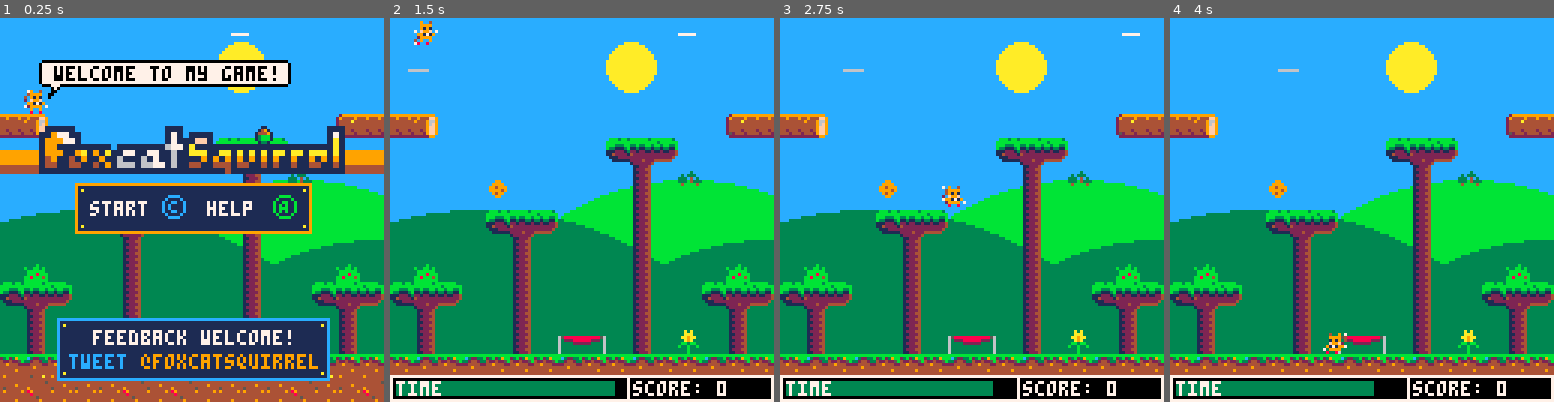
Above: before the commit, frames 1-4 (left to right).
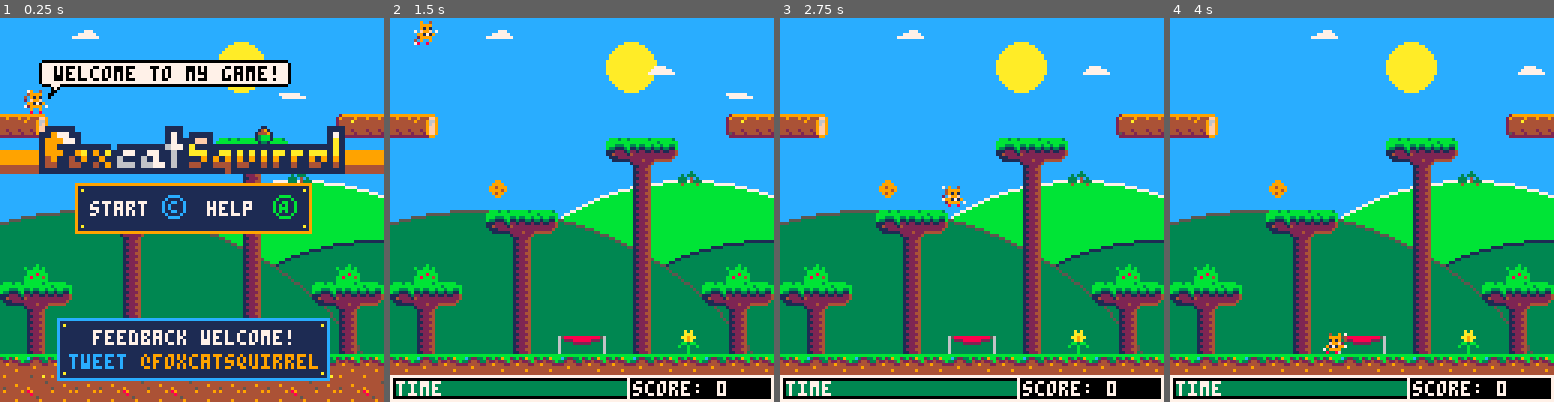
Above: after the commit, the same moments.

Repository: daddynewts/foxcatsquirrel
Game: PICO-8 cartridge foxcatsquirrel.p8
The game is run twice, just before and just after one commit, with the same random seed, the same clock (stepped at 60 frames per second) and the same inputs.
Inputs:
- Up to frame 1 (0.25 s): no input
- Up to frame 2 (1.5 s): tap X (X key) at 0.33, 1.07 s; tap O (Z key) at 0.7 s
- Up to frame 3 (2.75 s): hold Right 1.6-2.1 s; tap O (Z key) at 1.7, 2.1, 2.5 s; tap X (X key) at 1.85 s; hold Right from 2.47 s (still down)
- Up to frame 4 (4 s): tap O (Z key) at 2.9, 3.3, 3.7 s; tap X (X key) at 2.97 s; release Right at 3.03 s; hold Left 3.08-3.58 s; hold Down 3.63-3.97 s

The runs differ from the first frame. In frame 1, 1.0% of the frame differs, in the area x 0-100%, y 3-88%; in frame 2, 1.6%; in frame 3, 1.6%; in frame 4, 1.7%, in the area x 0-100%, y 3-99%.

Commit message:
Many changes!
Time only decreases when you eat food
added outlines to hills
tweaked music a little

Diff:
--- a/foxcatsquirrel.p8
+++ b/foxcatsquirrel.p8
@@ -72,8 +72,9 @@
   sky.y1=128
 
  clouds={}
-  cloud1={x=73}
-  cloud2={x=-12}
+  cloud1={x=rnd(flr(20))+20,speed=0.2}
+  cloud2={x=rnd(flr(10))+60,speed=0.4}--{x=-12}
+  cloud3={x=rnd(flr(10))+90,speed=0.5}
 
  enemies={
   ghost={ ghost_sp=10, x=100 },
@@ -112,8 +113,8 @@
 -- not in the main body!
 -- sfx(-1)
 -- music(-1) -- music off
- timegain=12 -- default 12
- timeleft-=0.1 -- default 0.3
+ timegain=count -- default 12
+ timeleft-=0.1*(count/6) -- default 0.3
 end
 -->8
 -- update and game loop
@@ -139,8 +140,9 @@
  make_balloon()
  if count==5 then
   make_enemies()
- elseif count==11 then
-  make_skull()
+-- elseif count==11 then
+--  make_ghost()
+--  make_skull()
  end
  _update = update_game
  _draw = draw_game
@@ -542,6 +544,10 @@
 end
 
 function draw_ui()
+
+ --timeleft
+ --print(""..timeleft,cam_x+1,1,7)
+
  -- food hitbox
  -- food # and x coordinates
  --print(""..#foods,cam_x+1,1,7)
@@ -629,25 +635,32 @@
 end
 
 function draw_clouds()
- cloud1.x+=0.5
-	cloud2.x+=0.4
-	line(cloud1.x,5,cloud1.x+5,5,7)
-	line(cloud2.x,17,cloud2.x+6,17,6)
-end
-
-function cloud_draw()
-	cloud1.x+=0.5
-	cloud2.x+=0.4
-	spr(72,cloud1.x,5)
-	spr(73,cloud1.x+8,5)
-	spr(72,cloud2.x-10,12)
- spr(73,cloud2.x-2,12)
-	 if cloud1.x>=cam_x+128 then
+ cloud1.x+=cloud1.speed
+	cloud2.x+=cloud2.speed
+	cloud3.x+=cloud3.speed
+ -- cloud 1 - each line a line
+ line(cloud1.x+2,4,cloud1.x+4,4,7)
+ line(cloud1.x,5,cloud1.x+5,5,7)
+	line(cloud1.x-2,6,cloud1.x+6,6,7)
+
+	--cloud 2
+	line(cloud2.x+1,16,cloud2.x+4,16,7)
+	line(cloud2.x,17,cloud2.x+6,17,7)
+	line(cloud2.x-1,18,cloud2.x+7,18,7)
+
+ -- cloud 3
+ line(cloud3.x-1,25,cloud3.x+5,25,7)
+ line(cloud3.x,26,cloud3.x+7,26,7)
+
+		 if cloud1.x>=cam_x+128 then
 	  cloud1.x=cam_x-8
 	  cloud1.y=rnd(flr(20))
-  elseif cloud2.x>cam_x+280 then
+  elseif cloud2.x>cam_x+168 then
    cloud2.x=cam_x-8
    cloud2.y=rnd(flr(20))
+  elseif cloud3.x>cam_x+200 then
+   cloud3.x=cam_x-(rnd(flr(20)))
+   cloud3.y=rnd(flr(5))+20
  end
 end
 -->8
@@ -822,9 +835,12 @@
  if level==0 then
   sky.colour=12 -- light blue
   circfill(99,134,80,11) -- far hill
-  circfill(126,154,80,3) -- near
-  circfill(30,174,110,3) -- near
-  circfill(80,16,8,10)
+  circ(99,134,80,7)
+  circfill(126,154,80,3) -- near hill
+  circ(126,154,80,1)
+  circfill(30,174,110,3) -- near hill
+  circ(30,174,110,5)
+  circfill(80,16,8,10) -- sun
   --cloud_draw()
   draw_clouds()
  end
Not shown, changed: the thumbnail (__label__) section of foxcatsquirrel.p8
Not shown, changed: the music (__music__) section of foxcatsquirrel.p8
Not shown, changed: the sound effects (__sfx__) section of foxcatsquirrel.p8
Not shown, removed: README.md
